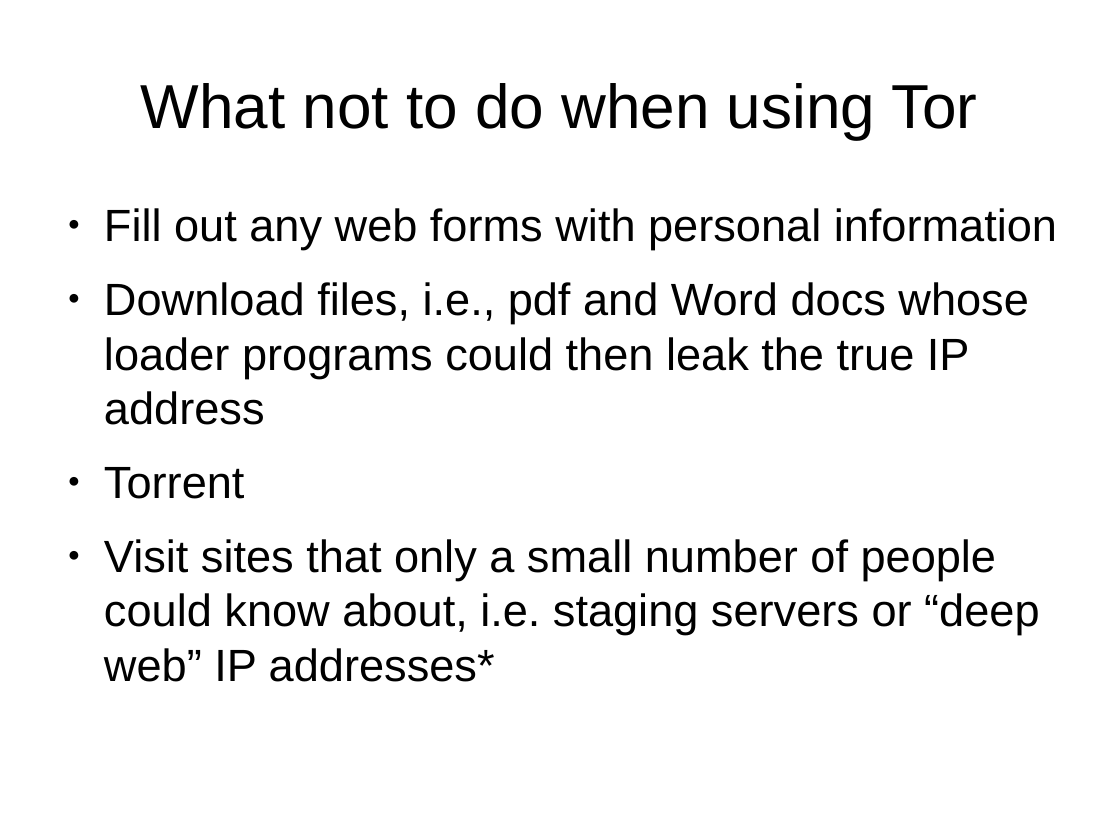
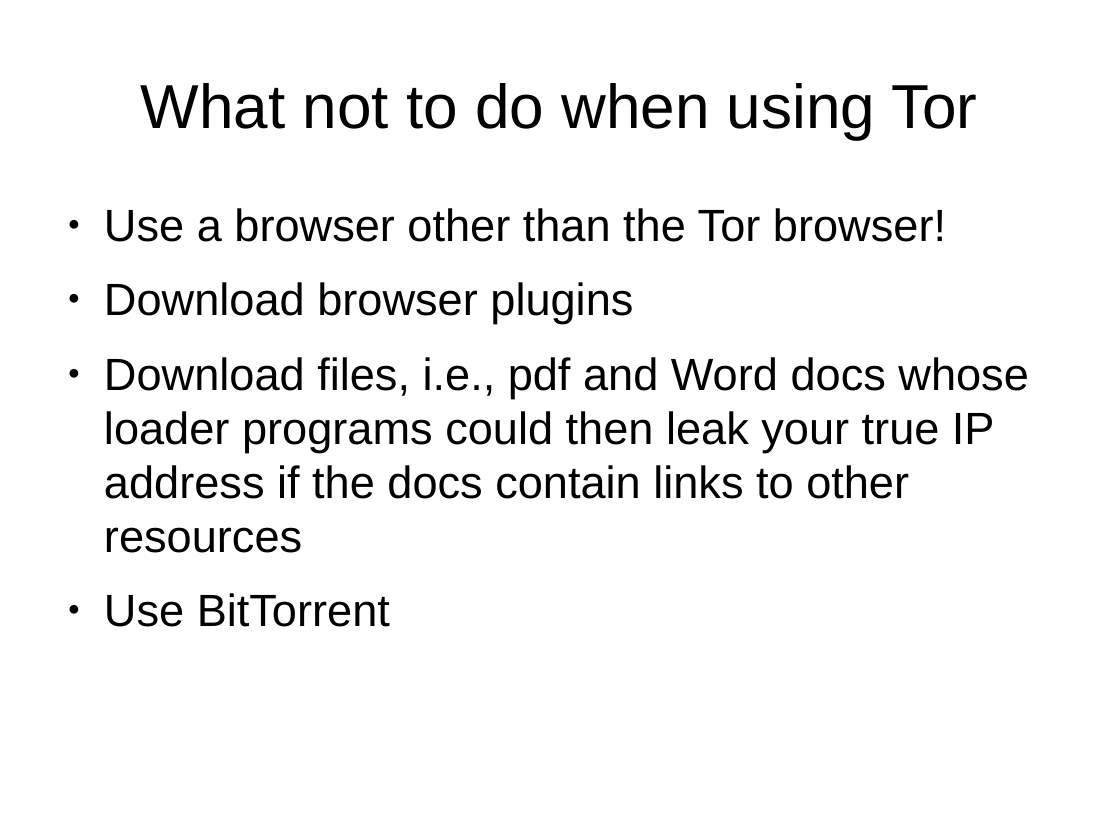
Before and after one commit to btoll/benjamintoll.com, a slide deck: slide 21 of static/talks/tor.odp (slide 10 before the commit). Drawn at 1120x840 pixels with LibreOffice and Linux fonts; fonts in the diff are those of the drawing. Boxes give left, top, right and bottom in pixels: in the first picture for what was removed or moved away, otherwise in the second. Text is boxed around its words. In the diff, an @@ line names an element or a change of style, - is before the commit and + after.

```diff
--- a/static/talks/tor.odp
+++ b/static/talks/tor.odp
@@ text at (104, 208, 1029, 627): text changed @@
-● Fill out any web forms with personal information
-● Download files, i.e., pdf and Word docs whose loader programs could then leak the true IP address
-● Torrent
-● Visit sites that only a small number of people could know about, i.e. staging servers or “deep web” IP addresses*
+● Use a browser other than the Tor browser!
+● Download browser plugins
+● Download files, i.e., pdf and Word docs whose loader programs could then leak your true IP address if the docs contain links to other resources
+● Use BitTorrent
```
Also in this commit, not shown: 8 other slides changed, 25 slides added, 2 slides removed, 1 other file.
